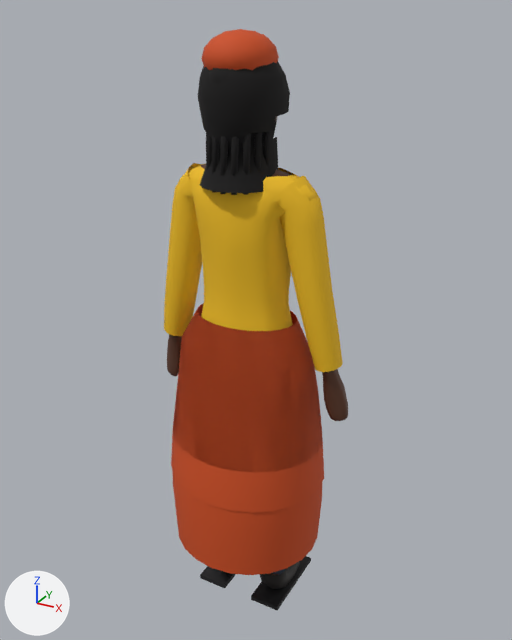
Two versions of the Blender file blender/chr/chr_femme.blend, one commit apart.
Rendered twice from a camera (50 mm lens) standing at (0.942, -1.655, 1.825) and looking at (0.003, 0.051, 0.971). Every picture has the same lights, and +X, +Y and +Z are marked at lower left. The first picture is the older version.

The first picture shows 'chr_afro', 'chr_corps', 'chr_foulard_haut', 'chr_haut', 'chr_haut_long', 'chr_jupe', 'chr_meches', 'chr_pagne_long', 'chr_semelle_D' and 10 more.
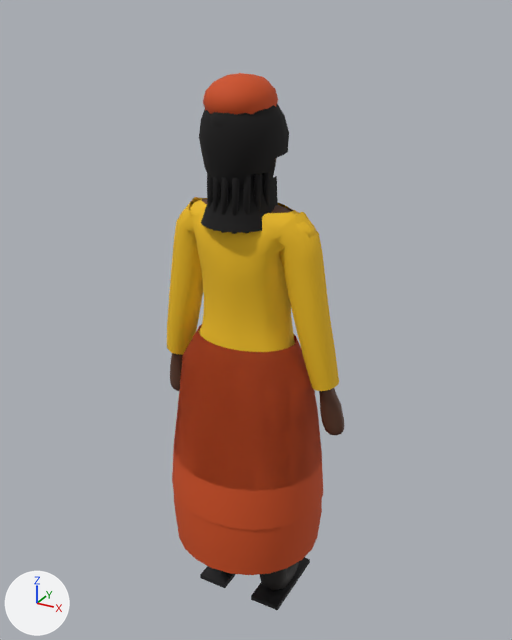
The change, as a list of edits to the scene's bpy script:
```text
Change me_chr_corps:
    remove me_chr_corps.from_pydata(...)  # 2052 vertices, 2120 faces; spans x -0.32..0.32, y -0.11..0.15, z -0.02..1.71
    add me_chr_corps.from_pydata(...)  # 2014 vertices, 2082 faces; spans x -0.31..0.31, y -0.11..0.14, z -0.02..1.61
    me_chr_corps part 1: 34 vertices moved within x -0.25..0.25, y -0.03..0.14, z -0.01..1.52; 1457 vertices removed from x -0.32..0.32, y -0.11..0.15, z -0.02..1.71; 1367 vertices added at x -0.31..0.31, y -0.11..0.14, z -0.02..1.61
    other edits to the shape of me_chr_corps do not show in these pictures
Change me_chr_haut:
    remove me_chr_haut.from_pydata(...)  # 548 vertices, 488 faces; spans x -0.239..0.239, y -0.124..0.137, z 0.86..1.43
    add me_chr_haut.from_pydata(...)  # 548 vertices, 488 faces; spans x -0.239..0.239, y -0.125..0.137, z 0.796..1.334
    me_chr_haut part 2: 548 of 548 vertices moved; they spanned x -0.239..0.239, y -0.124..0.137, z 0.86..1.43 and now span x -0.239..0.239, y -0.125..0.137, z 0.796..1.334; mean shift (0.0, 0.0, -0.086)
Change me_chr_haut_long:
    remove me_chr_haut_long.from_pydata(...)  # 644 vertices, 584 faces; spans x -0.298..0.298, y -0.126..0.139, z 0.86..1.431
    add me_chr_haut_long.from_pydata(...)  # 644 vertices, 584 faces; spans x -0.291..0.291, y -0.127..0.139, z 0.796..1.335
    me_chr_haut_long part 3: 644 of 644 vertices moved; they spanned x -0.298..0.298, y -0.126..0.139, z 0.86..1.431 and now span x -0.291..0.291, y -0.127..0.139, z 0.796..1.335; mean shift (0.0, 0.0, -0.083)
Change me_chr_jupe:
    remove me_chr_jupe.from_pydata(...)  # 120 vertices, 96 faces; spans x -0.251..0.251, y -0.226..0.226, z 0.48..1.01
    add me_chr_jupe.from_pydata(...)  # 120 vertices, 96 faces; spans x -0.251..0.251, y -0.226..0.226, z 0.416..0.946
    me_chr_jupe part 4: the whole mesh is moved by (0.0, 0.0, -0.064)
Change me_chr_pagne_long:
    remove me_chr_pagne_long.from_pydata(...)  # 144 vertices, 120 faces; spans x -0.247..0.247, y -0.23..0.23, z 0.24..1.01
    add me_chr_pagne_long.from_pydata(...)  # 144 vertices, 120 faces; spans x -0.247..0.247, y -0.23..0.23, z 0.24..0.946
    me_chr_pagne_long part 5: all 120 vertices in x -0.247..0.247, y -0.23..0.23, z 0.41..1.01 are moved by (0.0, 0.0, -0.064)
Change me_chr_afro:
    remove me_chr_afro.from_pydata(...)  # 107 vertices, 85 faces; spans x -0.114..0.114, y -0.133..0.123, z 1.503..1.744
    add me_chr_afro.from_pydata(...)  # 107 vertices, 85 faces; spans x -0.114..0.114, y -0.133..0.123, z 1.401..1.641
    me_chr_afro part 6: the whole mesh is moved by (0.0, 0.0, -0.102)
Change me_chr_meches:
    remove me_chr_meches.from_pydata(...)  # 127 vertices, 101 faces; spans x -0.106..0.106, y -0.139..0.091, z 1.395..1.724
    add me_chr_meches.from_pydata(...)  # 127 vertices, 101 faces; spans x -0.106..0.106, y -0.139..0.091, z 1.293..1.621
    me_chr_meches part 7: the whole mesh is moved by (0.0, 0.0, -0.102)
Change me_chr_foulard_haut:
    remove me_chr_foulard_haut.from_pydata(...)  # 100 vertices, 112 faces; spans x -0.091..0.091, y -0.128..0.084, z 1.645..1.778
    add me_chr_foulard_haut.from_pydata(...)  # 100 vertices, 112 faces; spans x -0.091..0.091, y -0.128..0.084, z 1.543..1.676
    me_chr_foulard_haut part 8: 100 vertices removed from x -0.091..0.091, y -0.128..0.084, z 1.645..1.778; 100 vertices added at x -0.091..0.091, y -0.128..0.084, z 1.543..1.676, forming a UV sphere (14 segments, 8 rings, poles along z)
Change me_chr_foulard_noeud:
    remove me_chr_foulard_noeud.from_pydata(...)  # 52 vertices, 60 faces; spans x -0.0452..0.0452, y 0.0235..0.0805, z 1.7023..1.7688
    add me_chr_foulard_noeud.from_pydata(...)  # 52 vertices, 60 faces; spans x -0.0452..0.0452, y 0.0235..0.0805, z 1.5998..1.6663
    me_chr_foulard_noeud part 9: 52 vertices added at x -0.0452..0.0452, y 0.0235..0.0805, z 1.5998..1.6663, forming a UV sphere (10 segments, 6 rings, poles along z)
    other edits to the shape of me_chr_foulard_noeud do not show in these pictures
```

Location of each change, [x1, y1, x2, y2] in pixels of the pictures (512 x 640 px):
'chr_jupe', moved
    before: [171, 303, 324, 513]
    after: [172, 449, 323, 530]
'chr_haut_long', reshaped (7% shorter)
    before: [164, 163, 343, 372]
    after: [167, 197, 339, 391]
'chr_pagne_long', reshaped
    before: [173, 476, 322, 575]
    after: [174, 324, 322, 575]
'chr_afro', moved
    before: [198, 61, 290, 147]
    after: [199, 104, 289, 188]
'chr_foulard_haut', reshaped
    before: [201, 29, 279, 70]
    after: [203, 73, 278, 115]
'chr_meches', moved
    before: [200, 119, 278, 193]
    after: [201, 161, 278, 233]
'chr_corps', reshaped (mostly hidden)
    before: [167, 116, 348, 575]
    after: [170, 158, 344, 435]
'chr_haut', reshaped
    before: [188, 164, 294, 180]
    after: [189, 198, 294, 214]
'chr_foulard_noeud', reshaped (not visible before)
    after: [256, 75, 270, 83]
